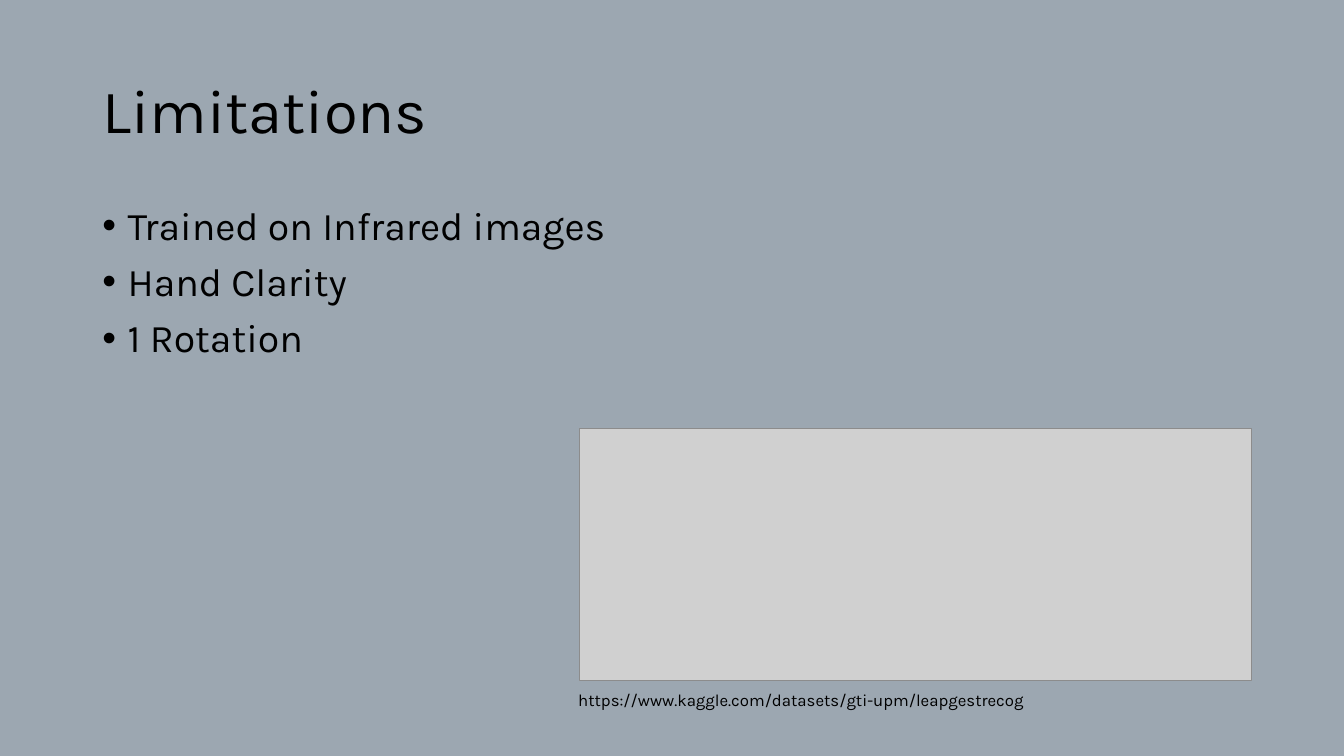
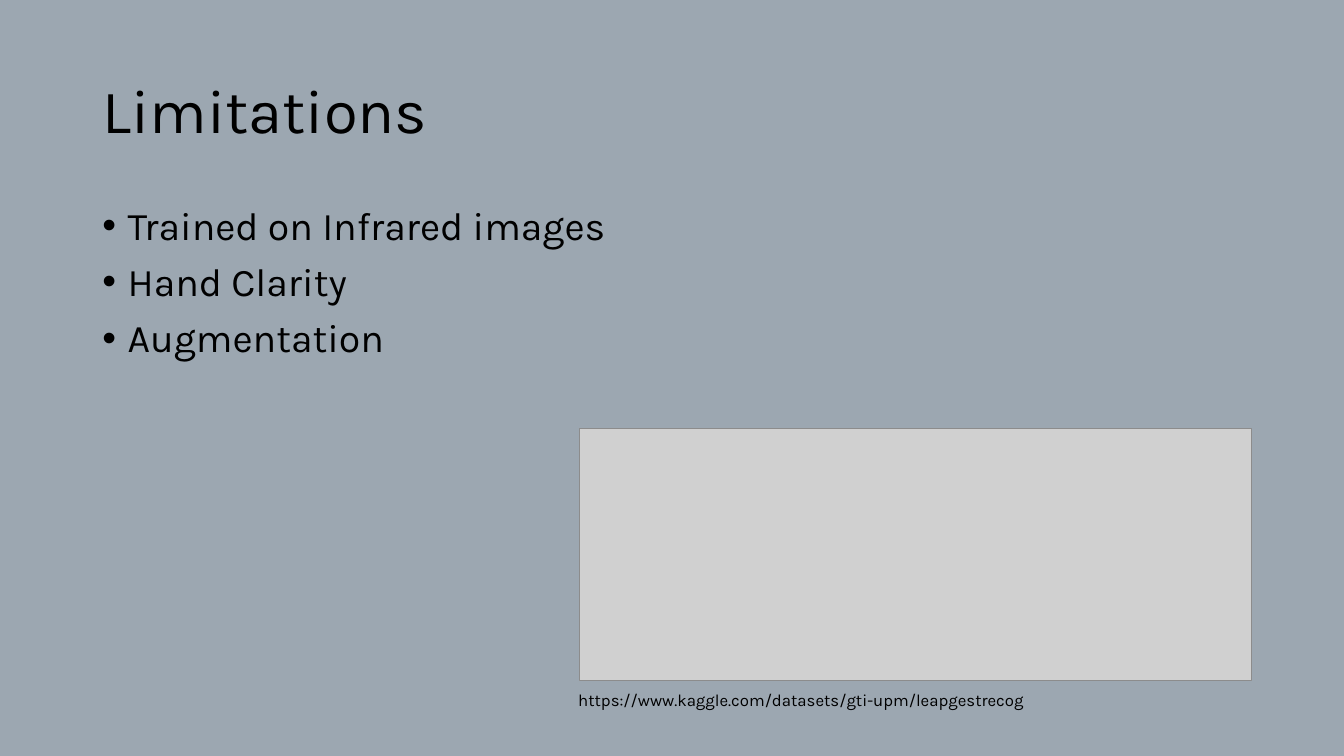
Before and after one commit to nasope/dat305-2024, a slide deck: slide 11 of HandGestures.odp. Drawn at 1344x756 pixels with LibreOffice and Linux fonts; fonts in the diff are those of the drawing; grey boxes stand for pictures. Boxes give left, top, right and bottom in pixels: in the first picture for what was removed or moved away, otherwise in the second. Text is boxed around its words. In the diff, an @@ line names an element or a change of style, - is before the commit and + after.

```diff
--- a/HandGestures.odp
+++ b/HandGestures.odp
@@ text at (128, 325, 384, 362): text changed @@
-• 1 Rotation
+• Augmentation
```
Also in this commit, not shown: 1 other file.
